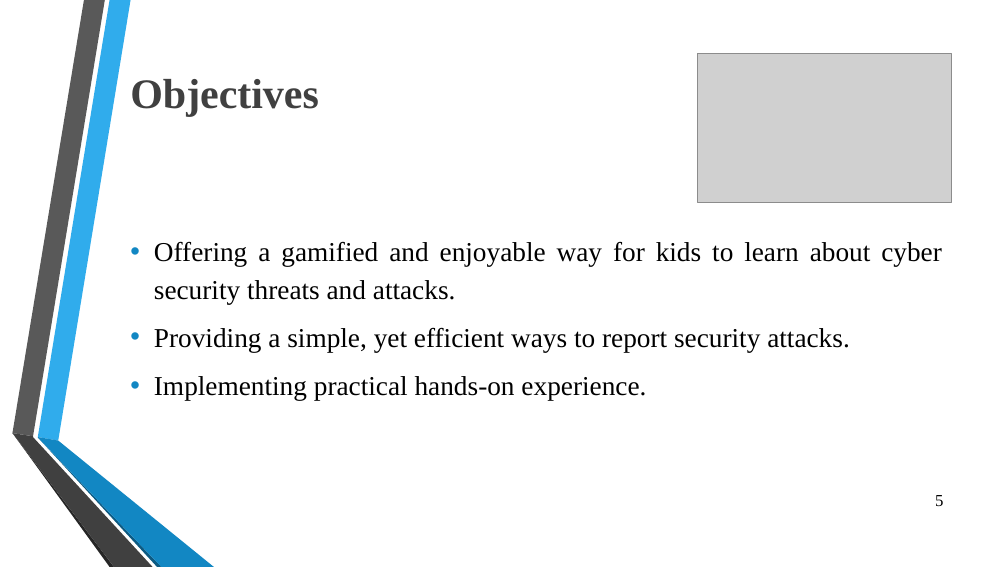
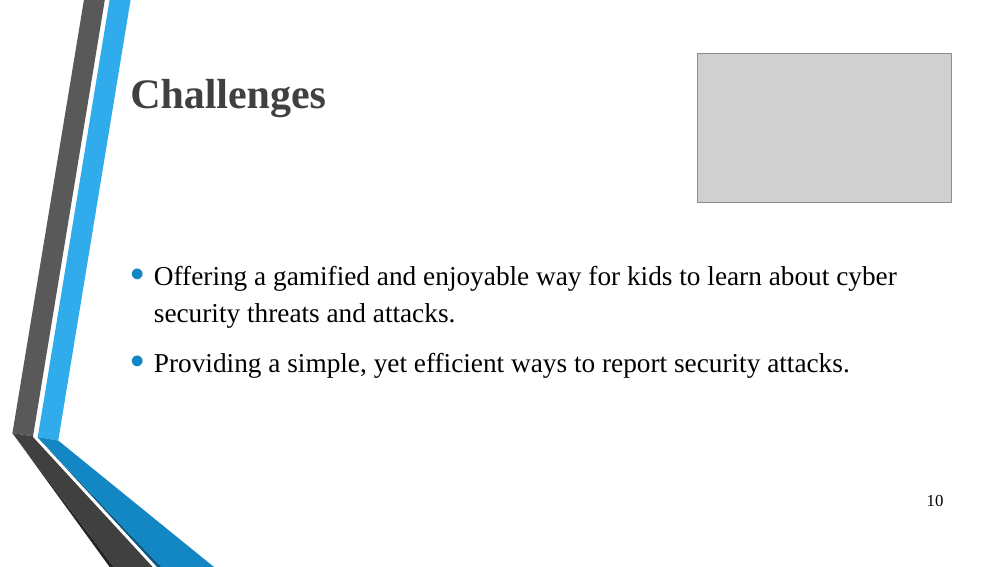
Before and after one commit to OmarSedkyUI/CyberLearningAdventureJunior, a slide deck: slide 10 of Graduation_Project_Presentation_Seminar2.pptx (slide 5 before the commit). Drawn at 1008x567 pixels with LibreOffice and Linux fonts; fonts in the diff are those of the drawing; grey boxes stand for pictures; background and template pictures are left out. Boxes give left, top, right and bottom in pixels: in the first picture for what was removed or moved away, otherwise in the second. Text is boxed around its words. In the diff, an @@ line names an element or a change of style, - is before the commit and + after.

```diff
--- a/Graduation_Project_Presentation_Seminar2.pptx
+++ b/Graduation_Project_Presentation_Seminar2.pptx
@@ title at (130,79,326,117): text changed @@
-Objectives
+Challenges
@@ text "Offering a gamified and enjoyable ..." at (154,265,897,377): alignment justified to left; more space between paragraphs @@
@@ text at (154,376,646,400): paragraph removed @@
-• Implementing practical hands-on experience.
@@ page number at (927,495,944,506): text changed @@
-5
+10
```
Also in this commit, not shown: 5 other slides changed, 4 slides added.
